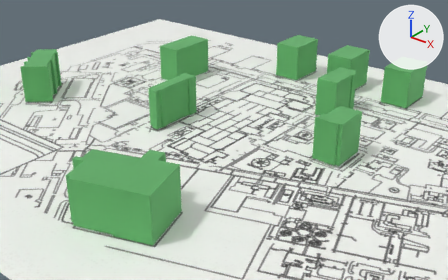
A saved change to the glTF model r3f-project/public/models/campus.glb.
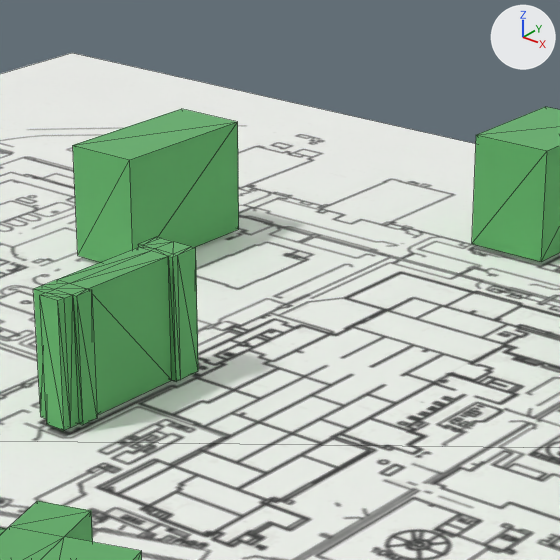
Each version is shown whole from a camera (50 mm lens) standing at (348.1, -450.0, 257.3) and looking at (-9.4, -3.0, -19.8), then close up on the part from 31% to 67% of the width and 1% to 60% of the height. Arrows for +X, +Y and +Z are at upper right; the lights stay in place. The close-ups show mesh edges as thin lines. Where no turn or scale is listed for an object, it has been applied to the vertices.

Objects in the first close-up: 'bldg-17002__HIIT', 'bldg-22__HIT', 'bldg-43__HIIT', 'bldg-64__HIIT', 'floor-map'.
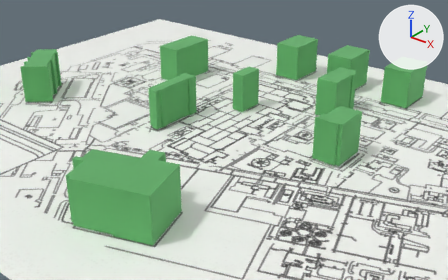
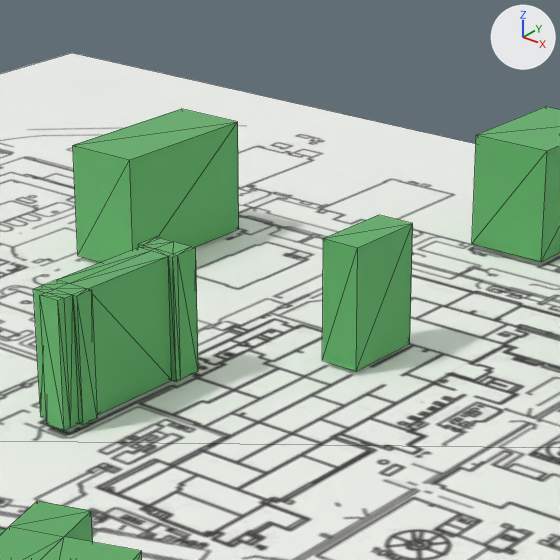
Changed parts and their boxes [x1, y1, x2, y2] in the close-ups (560 x 560 px):
'bldg-00__HIT', added (green): after [322, 215, 413, 371]

Edits to the bpy script that builds the scene:
```text
Add me_bldg_00__hit:
    me_bldg_00__hit.from_pydata(...)  # a box spanning x -6.5..6.5, y -13.9..13.9, z -56.8..-17.2
    me_bldg_00__hit.materials.append(mat_mat)  # green #91d498
Add ob_bldg_00__hit:
    ob_bldg_00__hit = bpy.data.objects.new('bldg-00__HIT', me_bldg_00__hit)
    ob_bldg_00__hit.location = (-15.0, 40.6, 58.4)
```
